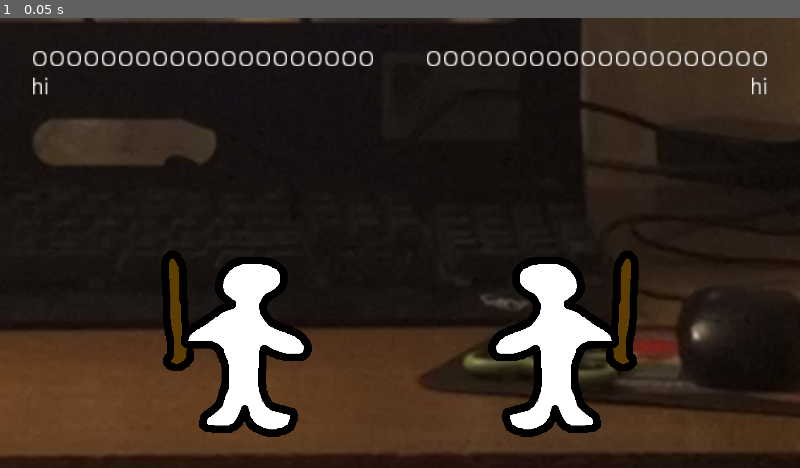
Above: before the commit, frame 1.
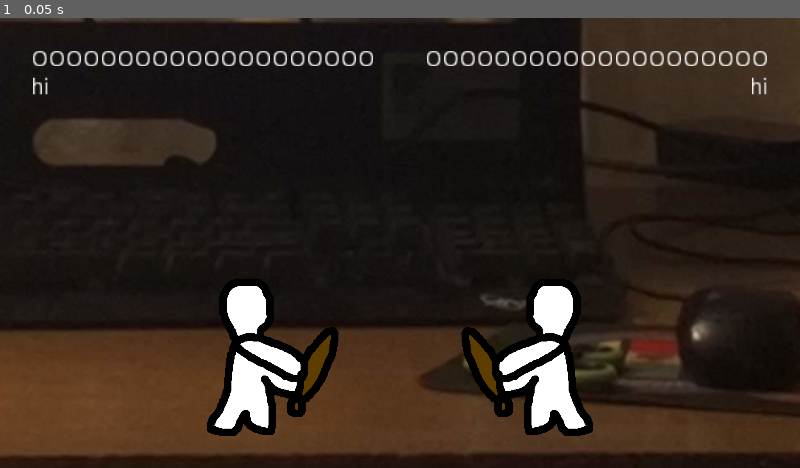
Above: after the commit, the same moment.

Repository: ArtlessAvian/parmpreet-fighter
Game: Godot game, scene res://fight/Fight.tscn
Same seed, same stepped clock (60 frames per second), same inputs: the game is played once before the commit and once after it.
Inputs:
- Up to frame 1 (0.05 s): no input

The runs differ from the first frame. In frame 1, 7.3% of the frame differs, in the area x 20-80%, y 51-94%.

Commit message:
blocking, high/low moves

Diff:
--- a/StateMachine.gd
+++ b/StateMachine.gd
@@ -24,9 +24,6 @@
 		set_state(transition)
 
 func set_state(state_str, args={}):
-
-	emit_signal("new_state", state_str)
-
 	var old_state = current_state
 
 	var exiting = current_state._exit(subject, controller, state_str)
@@ -35,3 +32,5 @@
 
 	current_state = find_node(state_str)
 	current_state._enter(subject, controller, old_state, args)
+
+	emit_signal("new_state", current_state)
--- a/fight/Core.gd
+++ b/fight/Core.gd
@@ -8,12 +8,22 @@
 export (int) var knockback = 40
 export (int) var hitstun = 20
 export (int) var priority = 0
+export (bool) var low = false
+export (bool) var high = false
 
 export (int) var max_health = 20
 export (float) var health = 20
 
 func _queue_hit(area):
-	queued_hits[area] = {"hitter":area.get_parent(), "priority":area.get_parent().priority, "knockback":area.get_parent().knockback, "hitstun":area.get_parent().hitstun, "damage":area.get_parent().damage}
+	queued_hits[area] = {
+		"hitter" : area.get_parent(),
+		"priority" : area.get_parent().priority,
+		"knockback" : area.get_parent().knockback,
+		"hitstun" : area.get_parent().hitstun,
+		"damage" : area.get_parent().damage,
+		"low" : area.get_parent().low,
+		"high" : area.get_parent().high
+	}
 	pass # replace with function body
 
 func _dequeue_hit(area):
--- a/fight/CoreAnimationPlayer.gd
+++ b/fight/CoreAnimationPlayer.gd
@@ -4,10 +4,11 @@
 onready var hurtboxes = get_node("../Hurtboxes")
 
 # Observer / Facade
-func set_state(state_str):
-	if (state_str == "DoubleJump"):
-		state_str = "Jump"
-	reset_and_play(state_str)
+func set_state(current_state):
+	var name = current_state.name
+	if (current_state.has_method("animation_name")):
+		name = current_state.animation_name()
+	reset_and_play(name)
 
 # Actual Methods
 func reset_and_play(anim_name):
--- a/fight/fighters/Fighter.gd
+++ b/fight/fighters/Fighter.gd
@@ -26,6 +26,7 @@
 			$Core.modulate.g = 1.0 / $Core.hitstop
 			$Core.modulate.b = 1.0 / $Core.hitstop
 		$Core.hitstop -= 1
+		$Core/AnimationPlayer.advance(0)
 		return
 
 #	TODO: Disable this method, and have an external object call these in the same order
@@ -62,14 +63,23 @@
 	var highest_priority = {"priority":-999}
 
 	for hit in $Core.queued_hits:
+		var data = $Core.queued_hits[hit]
+
+		$Core.hitstop = 7
+		data["hitter"].hitstop = 7
+
+		# holding back and (in the air or (holding down on a low) or (not holding down on an overhead) or is mid)
+#		if ($StateMachine.current_state):
+		if (-1 + 2 * ($StateMachine.controller.dir() % 3) == self.scale.x):
+			if (!self.grounded or (!data["low"] and !data["high"]) or ($StateMachine.controller.dir() <= 3 and data["low"]) or ($StateMachine.controller.dir() > 3 and data["high"])):
+				$Core.queued_hits.erase(hit)
+				$StateMachine.set_state("BlockStun", $StateMachine.controller.dir() <= 3)
+				continue;
+
 		hits.push_back(hit)
-		var data = $Core.queued_hits[hit]
 		if (data["priority"] > highest_priority["priority"]):
 			highest_priority = data
 		enemy_combo += 1
-
-		$Core.hitstop = 7
-		data["hitter"].hitstop = 7
 
 		data["hitter"].have_hit = true;
 		$Core.health -= data["damage"]
--- a/fight/fighters/states/Attack.gd
+++ b/fight/fighters/states/Attack.gd
@@ -3,6 +3,8 @@
 export (float, 0, 10) var damage = 1
 export (float) var knockback = 40
 export (float) var hitstun = 20
+export (bool) var low = false
+export (bool) var high = false
 
 func _run(subject, controller):
 
@@ -35,6 +37,8 @@
 	subject.get_node("Core").damage = damage
 	subject.get_node("Core").knockback = knockback
 	subject.get_node("Core").hitstun = hitstun
+	subject.get_node("Core").low = low
+	subject.get_node("Core").high = high
 
 func _exit(subject, controller, state_str):
 	subject.get_node("Core").have_hit = false;
--- /dev/null
+++ b/fight/fighters/states/BlockStun.gd
@@ -0,0 +1,30 @@
+extends "PlayerState.gd"
+
+var frame_no = 0
+
+func _run(subject, controller):
+
+	subject.vel.x = subject.enemy.scale.x * max(0, 10 - 1 * frame_no)
+	frame_no += 1
+
+	if (subject.get_node("Core/AnimationPlayer").current_animation == ""):
+		if (subject.grounded):
+			if (controller.dir() > 3):
+				return "Stand"
+			else:
+				return "Crouch"
+		else:
+			return "Jump"
+
+var what_animation
+
+func _enter(subject, controller, old_state, args):
+	frame_no = 0
+	subject.vel.y = 0
+	what_animation = args
+
+func animation_name():
+	if (what_animation):
+		return "BlockStunLow"
+	else:
+		return "BlockStun"
--- a/fight/fighters/states/DoubleJump.gd
+++ b/fight/fighters/states/DoubleJump.gd
@@ -1,7 +1,4 @@
 extends "Jump.gd"
-
-func animation_name(controller):
-	return "Jump"
 
 func _enter(subject, controller, old_state, args):
 	entering_number = controller.dir()
@@ -10,3 +7,6 @@
 		subject.vel.x = (entering_number - 8) * 7;
 
 	ready = false
+
+func animation_name():
+	return "Jump"
--- a/fight/fighters/testguy/Test Guy Core.tscn
+++ b/fight/fighters/testguy/Test Guy Core.tscn
@@ -40,6 +40,68 @@
 "transitions": PoolRealArray( 1, 1 ),
 "update": 1,
 "values": [ 11, 0 ]
+}
+
+[sub_resource type="Animation" id=20]
+
+resource_name = "BlockStun"
+length = 14.0
+loop = false
+step = 1.0
+tracks/0/type = "value"
+tracks/0/path = NodePath("Sprite:frame")
+tracks/0/interp = 1
+tracks/0/loop_wrap = true
+tracks/0/imported = false
+tracks/0/enabled = true
+tracks/0/keys = {
+"times": PoolRealArray( 0 ),
+"transitions": PoolRealArray( 1 ),
+"update": 1,
+"values": [ 6 ]
+}
+tracks/1/type = "value"
+tracks/1/path = NodePath(".:position")
+tracks/1/interp = 1
+tracks/1/loop_wrap = true
+tracks/1/imported = false
+tracks/1/enabled = true
+tracks/1/keys = {
+"times": PoolRealArray( 0, 2, 4, 6, 8, 10, 12, 14 ),
+"transitions": PoolRealArray( 1, 1, 1, 1, 1, 1, 1, 1 ),
+"update": 0,
+"values": [ Vector2( 0, 2 ), Vector2( 0, -2 ), Vector2( 0, 2 ), Vector2( 0, -2 ), Vector2( 0, 2 ), Vector2( 0, -2 ), Vector2( 0, 2 ), Vector2( 0, -2 ) ]
+}
+
+[sub_resource type="Animation" id=21]
+
+resource_name = "BlockStunLow"
+length = 14.0
+loop = false
+step = 1.0
+tracks/0/type = "value"
+tracks/0/path = NodePath("Sprite:frame")
+tracks/0/interp = 1
+tracks/0/loop_wrap = true
+tracks/0/imported = false
+tracks/0/enabled = true
+tracks/0/keys = {
+"times": PoolRealArray( 0 ),
+"transitions": PoolRealArray( 1 ),
+"update": 1,
+"values": [ 1 ]
+}
+tracks/1/type = "value"
+tracks/1/path = NodePath(".:position")
+tracks/1/interp = 1
+tracks/1/loop_wrap = true
+tracks/1/imported = false
+tracks/1/enabled = true
+tracks/1/keys = {
+"times": PoolRealArray( 0, 2, 4, 6, 8, 10, 12, 14 ),
+"transitions": PoolRealArray( 1, 1, 1, 1, 1, 1, 1, 1 ),
+"update": 0,
+"values": [ Vector2( 0, 2 ), Vector2( 0, -2 ), Vector2( 0, 2 ), Vector2( 0, -2 ), Vector2( 0, 2 ), Vector2( 0, -2 ), Vector2( 0, 2 ), Vector2( 0, -2 ) ]
 }
 
 [sub_resource type="Animation" id=3]
@@ -649,8 +711,9 @@
 custom_solver_bias = 0.0
 extents = Vector2( 33.0074, 11.7628 )
 
-[node name="Test Guy Core" type="Node2D" index="0"]
-
+[node name="Test Guy Core" type="Node2D"]
+
+position = Vector2( 0, -2 )
 script = ExtResource( 1 )
 _sections_unfolded = [ "Playback Options", "Transform", "Z Index" ]
 __meta__ = {
@@ -660,6 +723,8 @@
 knockback = 40
 hitstun = 20
 priority = 0
+low = false
+high = false
 max_health = 20
 health = 20
 
@@ -672,6 +737,8 @@
 playback_speed = 60.0
 anims/AirDash = SubResource( 1 )
 anims/BackWalk = SubResource( 2 )
+anims/BlockStun = SubResource( 20 )
+anims/BlockStunLow = SubResource( 21 )
 anims/Crouch = SubResource( 3 )
 anims/CrouchingHeavy = SubResource( 4 )
 anims/CrouchingLight = SubResource( 5 )
@@ -696,6 +763,7 @@
 texture = ExtResource( 3 )
 vframes = 8
 hframes = 8
+frame = 6
 _sections_unfolded = [ "Animation", "Region", "Transform", "Visibility" ]
 
 [node name="Hitboxes" type="Area2D" parent="." index="2"]
--- a/fight/fighters/testguy/Test Guy StateMachine.tscn
+++ b/fight/fighters/testguy/Test Guy StateMachine.tscn
@@ -10,9 +10,10 @@
 [ext_resource path="res://fight/fighters/states/Jump.gd" type="Script" id=8]
 [ext_resource path="res://fight/fighters/states/Walk.gd" type="Script" id=9]
 [ext_resource path="res://fight/fighters/states/Reel.gd" type="Script" id=10]
-[ext_resource path="res://fight/fighters/states/Attack.gd" type="Script" id=11]
+[ext_resource path="res://fight/fighters/states/BlockStun.gd" type="Script" id=11]
+[ext_resource path="res://fight/fighters/states/Attack.gd" type="Script" id=12]
 
-[node name="Test Guy StateMachine" type="Node"]
+[node name="Test Guy StateMachine" type="Node" index="0"]
 
 script = ExtResource( 1 )
 subjectPath = ".."
@@ -78,62 +79,81 @@
 script = ExtResource( 10 )
 subjectPath = ".."
 
-[node name="StandingLight" type="Node" parent="." index="9"]
+[node name="BlockStun" type="Node" parent="." index="9"]
 
 script = ExtResource( 11 )
+subjectPath = ".."
+attack_pool = ""
+priority = -1
+
+[node name="StandingLight" type="Node" parent="." index="10"]
+
+script = ExtResource( 12 )
 subjectPath = ".."
 attack_pool = ""
 priority = -1
 damage = 1
 knockback = 40
 hitstun = 20
+low = false
+high = false
 
-[node name="StandingHeavy" type="Node" parent="." index="10"]
+[node name="StandingHeavy" type="Node" parent="." index="11"]
 
-script = ExtResource( 11 )
+script = ExtResource( 12 )
 subjectPath = ".."
 attack_pool = ""
 priority = -1
 damage = 1
 knockback = 40
 hitstun = 20
+low = false
+high = false
 
-[node name="CrouchingLight" type="Node" parent="." index="11"]
+[node name="CrouchingLight" type="Node" parent="." index="12"]
 
-script = ExtResource( 11 )
+script = ExtResource( 12 )
 subjectPath = ".."
 attack_pool = ""
 priority = -1
 damage = 1
 knockback = 40
 hitstun = 20
+low = true
+high = false
 
-[node name="CrouchingHeavy" type="Node" parent="." index="12"]
+[node name="CrouchingHeavy" type="Node" parent="." index="13"]
 
-script = ExtResource( 11 )
+script = ExtResource( 12 )
 subjectPath = ".."
 attack_pool = ""
 priority = -1
 damage = 2.0
 knockback = 160.0
 hitstun = 20.0
+low = false
+high = false
 
-[node name="JumpingLight" type="Node" parent="." index="13"]
+[node name="JumpingLight" type="Node" parent="." index="14"]
 
-script = ExtResource( 11 )
+script = ExtResource( 12 )
 subjectPath = ".."
 attack_pool = ""
 priority = -1
 damage = 1
 knockback = 40
 hitstun = 20
+low = false
+high = true
 
-[node name="JumpingHeavy" type="Node" parent="." index="14"]
+[node name="JumpingHeavy" type="Node" parent="." index="15"]
 
-script = ExtResource( 11 )
+script = ExtResource( 12 )
 subjectPath = ".."
 attack_pool = ""
 priority = -1
 damage = 2.0
-knockback = 0.0
+knockback = 40
 hitstun = 40.0
+low = false
+high = true
--- a/fight/fighters/testguy/Test Guy.tscn
+++ b/fight/fighters/testguy/Test Guy.tscn
@@ -10,5 +10,10 @@
 my_core = ExtResource( 2 )
 my_state_machine = ExtResource( 3 )
 
+[node name="Core" parent="." index="0"]
+
+low = false
+high = false
+
 
 [editable path="Core"]
--- a/project.godot
+++ b/project.godot
@@ -57,8 +57,10 @@
 , Object(InputEventJoypadButton,"resource_local_to_scene":false,"resource_name":"","device":0,"button_index":14,"pressure":0.0,"pressed":false,"script":null)
  ]
 c0_light=[ Object(InputEventJoypadButton,"resource_local_to_scene":false,"resource_name":"","device":0,"button_index":2,"pressure":0.0,"pressed":false,"script":null)
+, Object(InputEventKey,"resource_local_to_scene":false,"resource_name":"","device":0,"alt":false,"shift":false,"control":false,"meta":false,"command":false,"pressed":false,"scancode":81,"unicode":0,"echo":false,"script":null)
  ]
 c0_medium=[ Object(InputEventJoypadButton,"resource_local_to_scene":false,"resource_name":"","device":0,"button_index":3,"pressure":0.0,"pressed":false,"script":null)
+, Object(InputEventKey,"resource_local_to_scene":false,"resource_name":"","device":0,"alt":false,"shift":false,"control":false,"meta":false,"command":false,"pressed":false,"scancode":87,"unicode":0,"echo":false,"script":null)
  ]
 c0_heavy=[ Object(InputEventJoypadButton,"resource_local_to_scene":false,"resource_name":"","device":0,"button_index":1,"pressure":0.0,"pressed":false,"script":null)
  ]
Not shown: 1 places in fight/fighters/testguy/Test Guy Core.tscn that only renumber resources
Not shown: 1 places in fight/fighters/testguy/Test Guy StateMachine.tscn that only renumber resources
